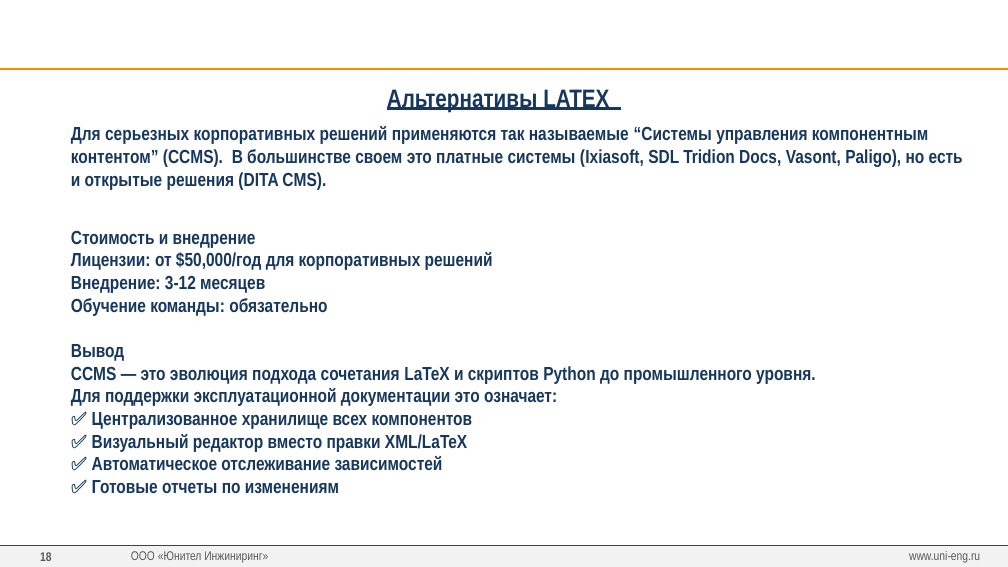
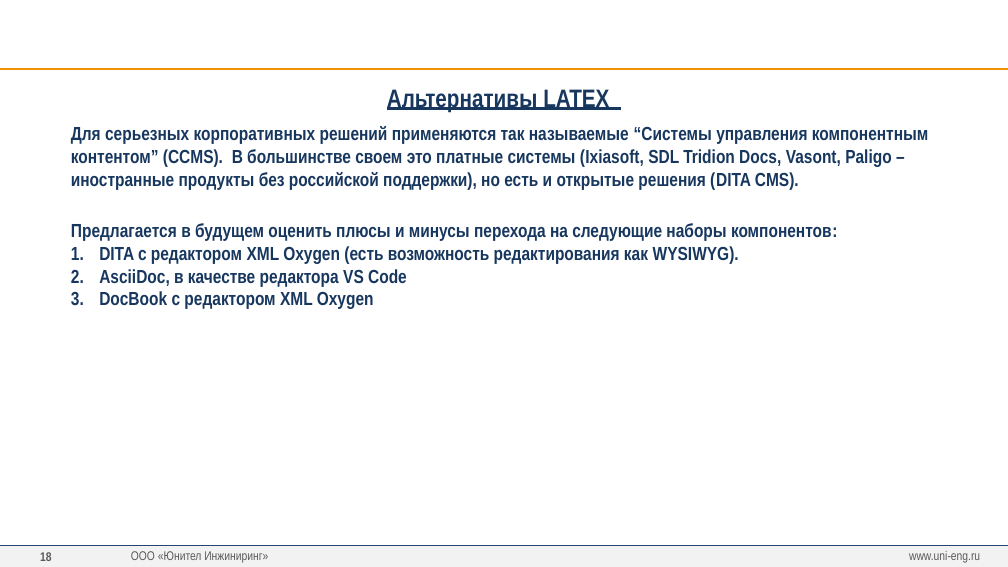
Before and after one commit to greglu1976/ProjectOmni, a slide deck: slide 18 of Презентация/Презентация v3.pptx. Drawn at 1008x567 pixels with LibreOffice and Linux fonts; fonts in the diff are those of the drawing; background and template pictures are left out. Boxes give left, top, right and bottom in pixels: in the first picture for what was removed or moved away, otherwise in the second. Text is boxed around its words. In the diff, an @@ line names an element or a change of style, - is before the commit and + after.

```diff
--- a/Презентация/Презентация v3.pptx
+++ b/Презентация/Презентация v3.pptx
@@ text at [71, 126, 928, 309]: text changed @@
-Для серьезных корпоративных решений применяются так называемые “Системы управления компонентным контентом” (CCMS). В большинстве своем это платные системы (Ixiasoft, SDL Tridion Docs, Vasont, Paligo), но есть и открытые решения (DITA CMS).
-Стоимость и внедрение
-Лицензии: от $50,000/год для корпоративных решений
-Внедрение: 3-12 месяцев
-Обучение команды: обязательно
-Вывод
-CCMS — это эволюция подхода сочетания LaTeX и скриптов Python до промышленного уровня.
-Для поддержки эксплуатационной документации это означает:
-✅ Централизованное хранилище всех компонентов
-✅ Визуальный редактор вместо правки XML/LaTeX
-✅ Автоматическое отслеживание зависимостей
-✅ Готовые отчеты по изменениям
+Для серьезных корпоративных решений применяются так называемые “Системы управления компонентным контентом” (CCMS). В большинстве своем это платные системы (Ixiasoft, SDL Tridion Docs, Vasont, Paligo – иностранные продукты без российской поддержки), но есть и открытые решения (DITA CMS).
+Предлагается в будущем оценить плюсы и минусы перехода на следующие наборы компонентов:
+1. DITA с редактором XML Oxygen (есть возможность редактирования как WYSIWYG).
+2. AsciiDoc, в качестве редактора VS Code
+3. DocBook с редактором XML Oxygen
```
Also in this commit, not shown: 1 other slide changed, 5 other files.
